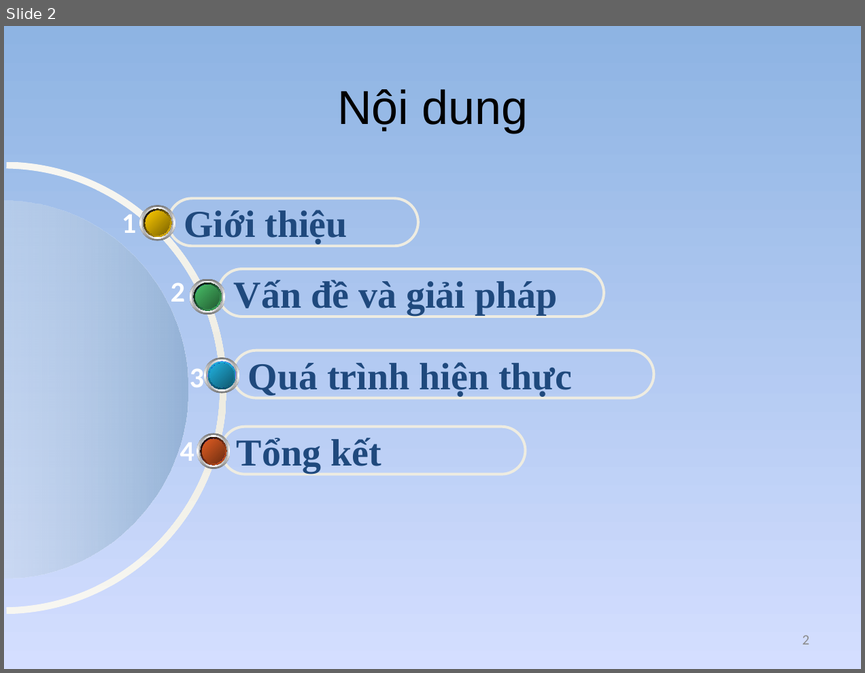
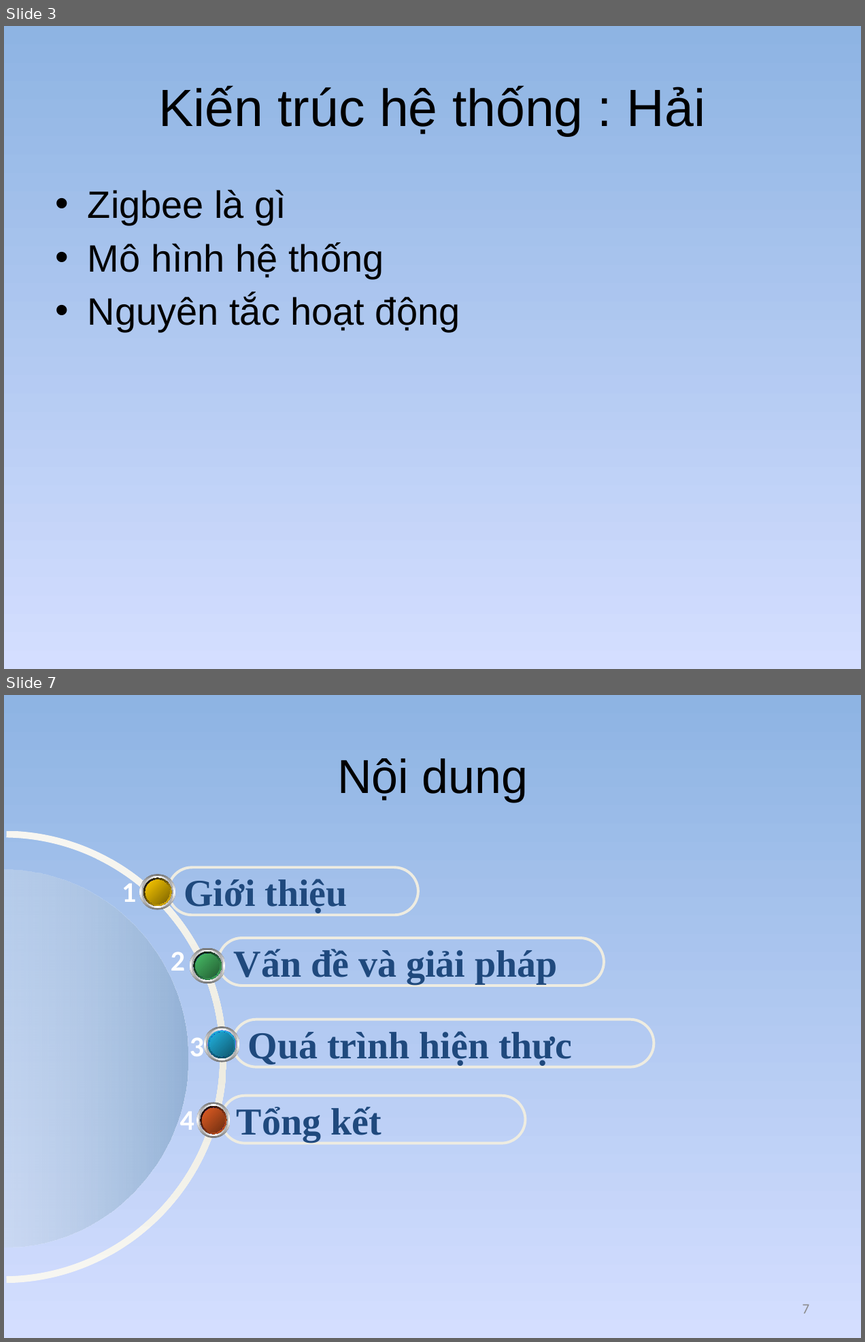
Before and after one commit to golf2109/zigbee-in-supermaket, a slide deck: docs/Report/Queue-Busting.pptx. Shown one above the other, each under a label of ours: slide 2 before the commit, slides 3 and 7 after it; the slides between them are not shown. The pictures are 865x673 and 865x1342 pixels, drawn with LibreOffice and Linux fonts; fonts in the diff are those of the drawing. Boxes give left, top, right and bottom in pixels: in the first picture for what was removed or moved away, otherwise in the second. Text is boxed around its words. In the diff, an @@ line names an element or a change of style, - is before the commit and + after.

```diff
--- a/docs/Report/Queue-Busting.pptx
+++ b/docs/Report/Queue-Busting.pptx
@@ slide 3 added at (4,26,861,669), background gradient #8EB4E3 to #D4DEFF to #96AB94 @@
@@ title added at (158,86,705,136), 44 pt, text #000000 @@
+Kiến trúc hệ thống : Hải
@@ text added at (88,189,460,332), 32 pt, text #000000 @@
+• Zigbee là gì
+• Mô hình hệ thống
+• Nguyên tắc hoạt động
@@ what was slide 2 is now slide 7 @@
@@ page number at (802,1304,810,1313): text changed @@
-2
+7
```
Also in this commit, not shown: 1 slide changed, 4 other slides added.
